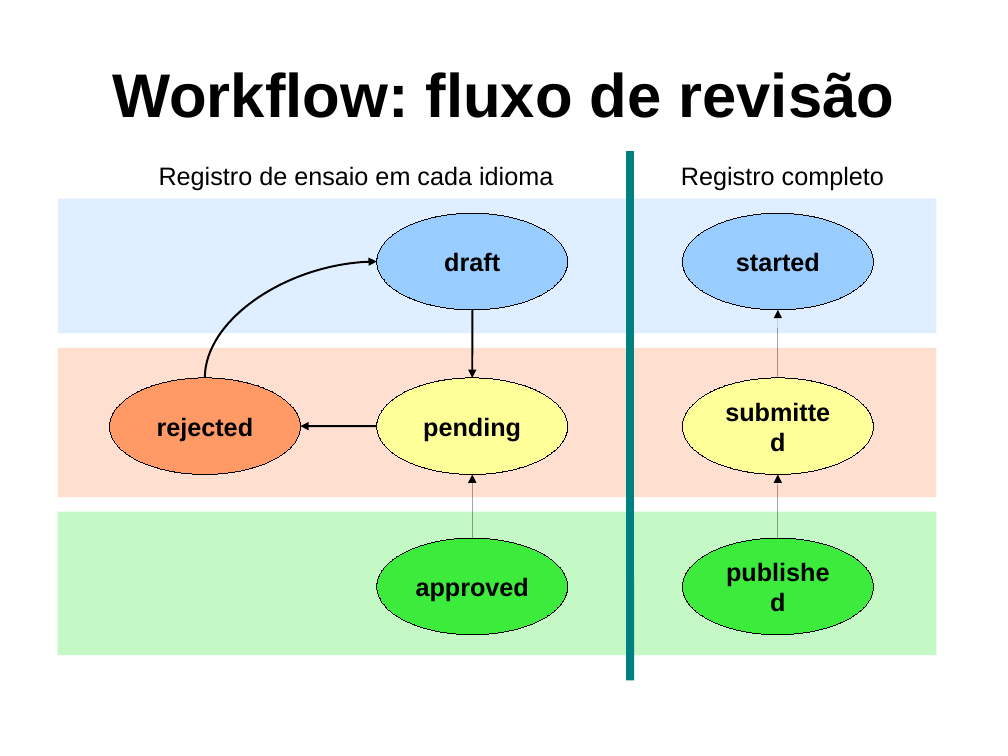
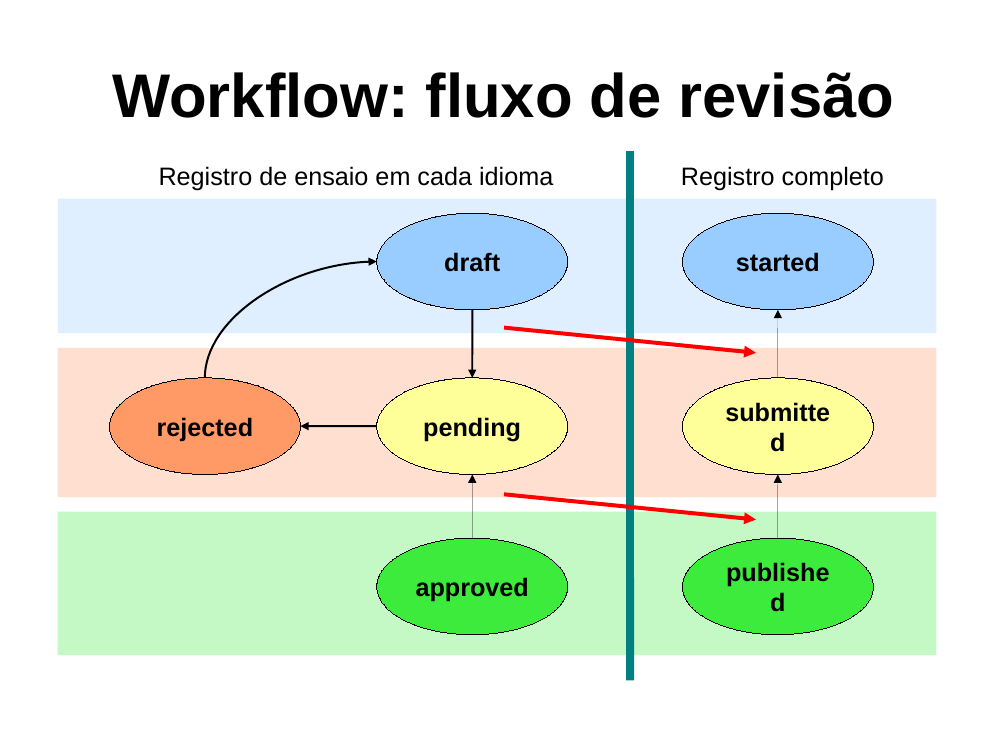
Before and after one commit to frac/opentrials, a slide deck: slide 17 of docs/fiocruz-2009-10.odp. Drawn at 1008x756 pixels with LibreOffice and Linux fonts; fonts in the diff are those of the drawing; background and template pictures are left out. Boxes give left, top, right and bottom in pixels: in the first picture for what was removed or moved away, otherwise in the second. Text is boxed around its words. In the diff, an @@ line names an element or a change of style, - is before the commit and + after.

```diff
--- a/docs/fiocruz-2009-10.odp
+++ b/docs/fiocruz-2009-10.odp
@@ arrow added from (504, 328) to (756, 353), #FF0000 2.83 pt @@
@@ arrow added from (504, 494) to (756, 519), #FF0000 2.83 pt @@
```
Also in this commit, not shown: 2 other slides changed, 1 other file.
